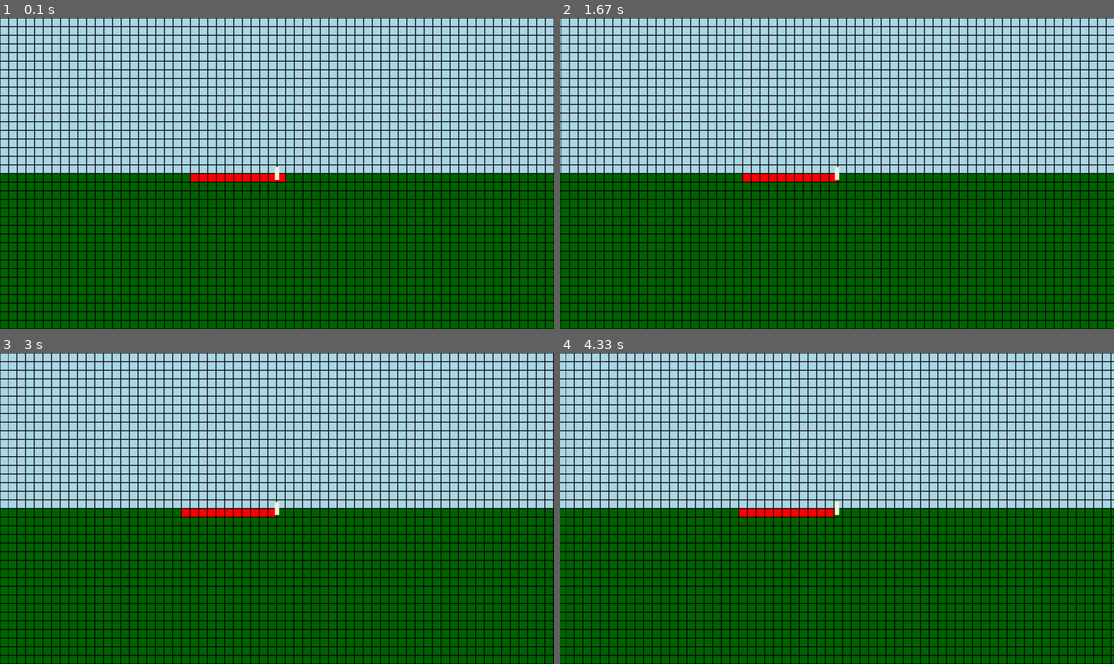
Above: before the commit, frames 1-4 (two rows, left to right).
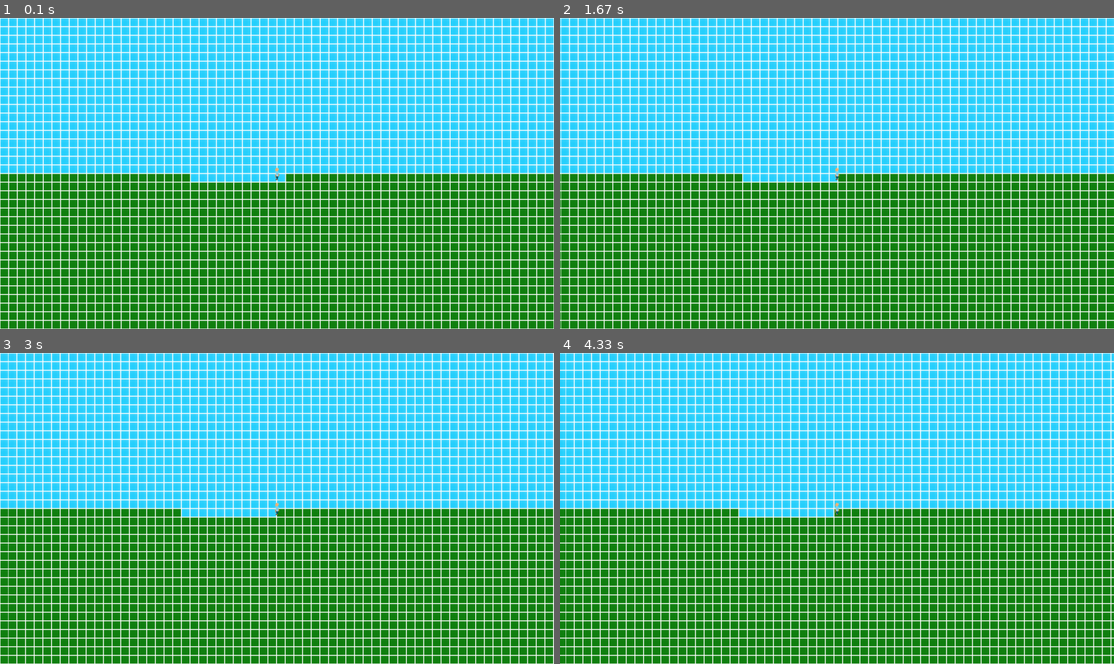
Above: after the commit, the same moments.

Repository: fuyther/pygame_project
Game: pygame game, started from main.py
The game is run twice, just before and just after one commit, with the same random seed, the same clock (stepped at 60 frames per second) and the same inputs.
Inputs:
- Up to frame 1 (0.1 s): no input
- Up to frame 2 (1.67 s): hold D 0.33-0.8 s; hold D 0.83-1.3 s; hold A from 1.33 s (still down)
- Up to frame 3 (3 s): release A at 1.87 s; hold A 1.9-2.3 s; hold D 2.33-2.97 s
- Up to frame 4 (4.33 s): hold A 3-3.47 s; hold D 3.5-3.97 s; hold D from 4 s (still down)

The runs differ from the first frame. In frame 1, 100% of the frame differs, in the area x 0-100%, y 0-100%; in frame 2, 100%; in frame 3, 100%; in frame 4, 100%.

Commit message:
sprite_added

Diff:
--- a/main.py
+++ b/main.py
@@ -1,5 +1,6 @@
 import pygame
 import numpy as np
+import os
 
 
 class World:
@@ -13,8 +14,9 @@
         self.lst_objects[key] = obj
 
 
-class Object:
+class Object(pygame.sprite.Sprite):
     def __init__(self, x, y):
+        super().__init__(all_sprites)
         self.x = x
         self.y = y
         self.v_v = 0
@@ -45,10 +47,31 @@
             return int(n // 1) + 1
 
 
+def load_image(name, colorkey=None):
+    fullname = os.path.join('data', name)
+    try:
+        image = pygame.image.load(fullname)
+        image = image.convert_alpha()
+        if colorkey is not None:
+            if colorkey is -1:
+                colorkey = image.get_at((0, 0))
+            image.set_colorkey(colorkey)
+        return image
+    except pygame.error as message:
+        print('Cannot load image:', name)
+        raise SystemExit(message)
+
+
 # создание мира
 pygame.init()
 screen = pygame.display.set_mode((1280, 720))
+objects = {
+    0: load_image("air.png"),
+    1: load_image("dirt.png")
+}
+character = load_image("char.png")
 screen.fill((0, 0, 0))
+all_sprites = pygame.sprite.Group()
 main_char = Character(0, 0)
 clock = pygame.time.Clock()
 screen.fill((255, 255, 255))
@@ -61,14 +84,14 @@
     screen.fill((0, 0, 0))
     # проверка на то что игрок стоит на земле или же в воздухе
     try:
-        if world1.table[500 - int(main_char.y / 20)][int(main_char.x / 20) + 500] == 1:
+        if world1.table[500 - int(main_char.y // 20)][int(main_char.x // 20) + 500] == 1:
             main_char.status = "on_ground"
             main_char.a_v = 0
             main_char.v_v = 0
             main_char.hp -= main_char.v_v // 40
             if main_char.hp < 0:
                 main_char.hp = 0
-        elif world1.table[500 - ov_mod(main_char.y / 20)][int(main_char.x / 20) + 500] == 0:
+        elif world1.table[500 - int(main_char.y // 20)][int(main_char.x // 20) + 500] == 0:
             main_char.status = "in_air"
             # его вертикальное ускорение = g
             main_char.a_v = 0 - 9.8 * 30
@@ -131,17 +154,11 @@
             cell = world1.table[ov_mod(world1.lst_objects["main_char"][2] / 20) + (i - 19)][
                 int(world1.lst_objects["main_char"][1] / 20) + (j - 33)]
             if cell == 1:
-                pygame.draw.rect(screen, pygame.Color("dark green"), (int((j - 1)*20 - main_char.x % 20), int((i - 1)*20 + main_char.y % 20), 20, 20))
-            elif cell == 2:
-                pygame.draw.rect(screen, (255, 0, 0),
-                                 (int((j - 1) * 20 - main_char.x % 20), int((i - 1) * 20 + main_char.y % 20), 20, 20))
+                screen.blit(objects[1], (int((j - 1)*20 - main_char.x % 20), int((i - 1)*20 + main_char.y % 20)))
             else:
-                pygame.draw.rect(screen, pygame.Color("light blue"),
-                                 (int((j - 1) * 20 - main_char.x % 20), int((i - 1) * 20 + main_char.y % 20), 20, 20))
-            pygame.draw.rect(screen, (0, 0, 0),
-                             (int((j - 1) * 20 - main_char.x % 20), int((i - 1) * 20 + main_char.y % 20), 20, 20), 1)
+                screen.blit(objects[0], (int((j - 1) * 20 - main_char.x % 20), int((i - 1) * 20 + main_char.y % 20)))
     # отрисовка персонажа
-    pygame.draw.rect(screen, main_char.color, (w // 2 - ch_w // 2, h // 2 - ch_h // 2, ch_w, ch_h))
+        screen.blit(character, (w // 2 - ch_w // 2, h // 2 - ch_h // 2))
     pygame.display.flip()
     # лог для проверки достоверности того что мы видем
     print(clock.get_time(), main_char.y, main_char.x, main_char.v_v, main_char.v_h, main_char.a_v, main_char.status,
Binary file added: data/air.png
Binary file added: data/char.png
Binary file added: data/dirt.png
